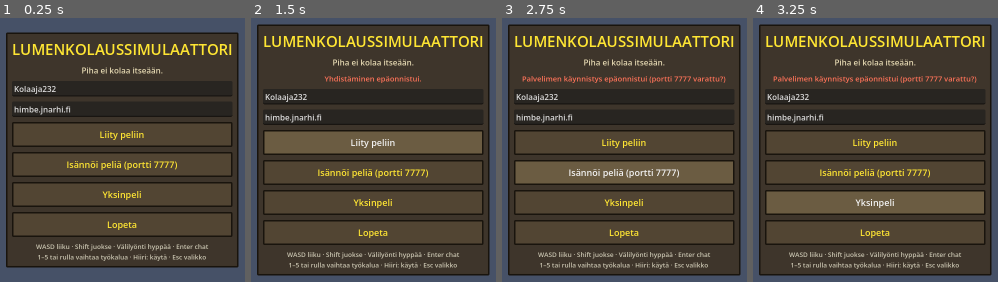
Above: before the commit, frames 1-4 (left to right).
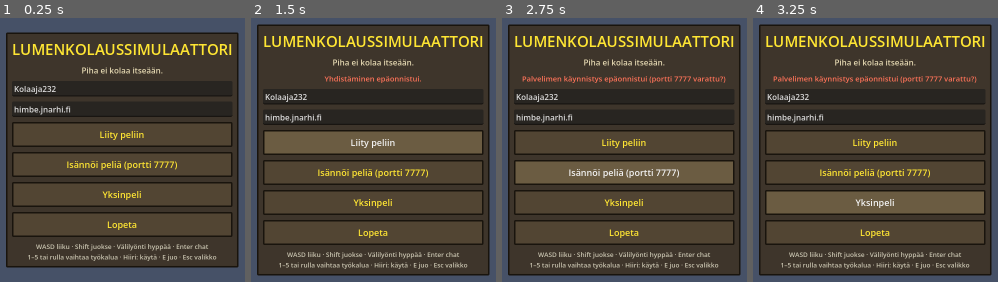
Above: after the commit, the same moments.

Repository: Naarhi/lumenkolaussimulaattori
Game: Godot game, scene res://scenes/main.tscn
Two runs of this game, one before a commit and one after it. Both use one fixed random seed, a clock stepped at 60 frames per second and the inputs below.
Inputs:
- Up to frame 1 (0.25 s): no input
- Up to frame 2 (1.5 s): click "Liity peliin" at 0.5 s; click "Liity peliin" at 1.25 s
- Up to frame 3 (2.75 s): click "Isännöi peliä (portti 7777)" at 2 s
- Up to frame 4 (3.25 s): click "Yksinpeli" at 2.75 s

The runs differ from the first frame. In frame 1, 0.9% of the frame differs, in the area x 11-89%, y 89-93%; in frame 2, 0.9%; in frame 3, 0.9%; in frame 4, 0.9%.

Commit message:
Lisää Jallu-cola: Pertti tuo pullot, E juo ja antaa boostin
Uusi satunnaistapahtuma: Pertti kurvaa moottorikelkalla pihaan ja jättää
kolme Jallu-colaa lumeen kolmeksi minuutiksi. Pullon luona E juo sen:
20 sekunnin boosti nopeuttaa liikettä ja puolittaa lapion tauon, näkymä
keinuu ja kuuluu kulaus ja röyhtäys. Palvelin päättää pulloista ja boostista.

Co-Authored-By: Claude Opus 5.5 (1M context) <noreply@anthropic.com>
Claude-Session: https://claude.ai/code/session_01VpyirFkfgfmF8FF5pAepcW

Diff:
--- a/scripts/hud.gd
+++ b/scripts/hud.gd
@@ -29,6 +29,8 @@
 var _carry_label: Label
 var _popup: Label
 var _tool_labels: Array[Label] = []
+var _hint: Label
+var _boost_label: Label
 
 
 func _ready() -> void:
@@ -118,7 +120,7 @@
 	box.add_child(_button("Yksinpeli", func(): _main().start_singleplayer()))
 	box.add_child(_button("Lopeta", func(): get_tree().quit()))
 
-	var help := _label("WASD liiku · Shift juokse · Välilyönti hyppää · Enter chat\n1–5 tai rulla vaihtaa työkalua · Hiiri: käytä · Esc valikko", 13, Color(0.8, 0.78, 0.7))
+	var help := _label("WASD liiku · Shift juokse · Välilyönti hyppää · Enter chat\n1–5 tai rulla vaihtaa työkalua · Hiiri: käytä · E juo · Esc valikko", 13, Color(0.8, 0.78, 0.7))
 	help.horizontal_alignment = HORIZONTAL_ALIGNMENT_CENTER
 	box.add_child(help)
 
@@ -200,8 +202,19 @@
 	skill_box.add_child(_xp_bar)
 	_carry_label = _label("", 14, Color(0.85, 0.9, 1.0))
 	skill_box.add_child(_carry_label)
+	_boost_label = _label("", 15, Color(1.0, 0.75, 0.3))
+	skill_box.add_child(_boost_label)
 	set_xp(0)
 	set_carrying(0)
+	set_boost(0.0)
+
+	_hint = _label("", 20, Color.WHITE)
+	_hint.add_theme_color_override("font_outline_color", Color.BLACK)
+	_hint.add_theme_constant_override("outline_size", 5)
+	_hint.set_anchors_preset(Control.PRESET_CENTER)
+	_hint.grow_horizontal = Control.GROW_DIRECTION_BOTH
+	_hint.position.y = 140
+	_game.add_child(_hint)
 
 	# Työkalupalkki alas keskelle
 	var bar_panel := PanelContainer.new()
@@ -248,6 +261,18 @@
 func set_tool(index: int) -> void:
 	for i in _tool_labels.size():
 		_tool_labels[i].add_theme_color_override("font_color", OSRS_YELLOW if i == index else Color(0.75, 0.72, 0.65))
+
+
+func set_hint(text: String) -> void:
+	if _hint.text != text:
+		_hint.text = text
+
+
+func set_boost(seconds: float) -> void:
+	var text := "Jallu-boosti %d s" % ceili(seconds) if seconds > 0.0 else ""
+	_boost_label.visible = text != ""
+	if _boost_label.text != text:
+		_boost_label.text = text
 
 
 func set_carrying(amount: int) -> void:
--- a/scripts/main.gd
+++ b/scripts/main.gd
@@ -35,6 +35,8 @@
 var _save_dirty := false
 var _save_timer := 0.0
 var _levels := {}
+# Palvelin: Jallu-boostin päättymishetki pelaajittain (ms).
+var _boost_until := {}
 var _last_shovel := {}
 var _footprint_timer := {}
 var _names := {}
@@ -138,6 +140,7 @@
 		return
 	print("[Peli] Pelaaja %d liittyi" % id)
 	snow.send_full_state(id)
+	events.send_bottles(id)
 	spawner.spawn(id)
 	for peer in _names:
 		_cl_name.rpc_id(id, peer, _names[peer], Skills.level_for_xp(_xp.get(peer, 0)))
@@ -209,7 +212,8 @@
 	if player == null:
 		return
 	var now := Time.get_ticks_msec()
-	if now - int(_last_shovel.get(sender, -100000)) < SHOVEL_COOLDOWN_MS:
+	var cooldown := SHOVEL_COOLDOWN_MS / 2 if now < int(_boost_until.get(sender, 0)) else SHOVEL_COOLDOWN_MS
+	if now - int(_last_shovel.get(sender, -100000)) < cooldown:
 		return
 	_last_shovel[sender] = now
 
@@ -365,6 +369,23 @@
 		if c.unicode_at(0) >= 32:
 			out += c
 	return out.strip_edges().left(max_length)
+
+
+## Palvelin: Jallu-cola nopeuttaa juojan liikettä ja lapiota.
+func start_boost(peer: int, seconds: float) -> void:
+	_boost_until[peer] = Time.get_ticks_msec() + int(seconds * 1000.0)
+	_cl_boost.rpc(peer, seconds)
+	_cl_announce.rpc("%s joi Jallu-colaa! Lapio heiluu nyt tuplavauhtia." % _names.get(peer, "Joku"))
+
+
+@rpc("authority", "call_local", "reliable")
+func _cl_boost(peer: int, seconds: float) -> void:
+	var player = players.get_node_or_null(str(peer))
+	if player:
+		player.boost_time = seconds
+	if not dedicated and player:
+		Sfx.play_at(Sfx.DRINK, player.global_position + Vector3(0, 1.5, 0), self)
+		get_tree().create_timer(0.8).timeout.connect(func(): if is_instance_valid(player): Sfx.play_at(Sfx.BURP, player.global_position + Vector3(0, 1.5, 0), self))
 
 
 func announce(text: String) -> void:
@@ -513,10 +534,24 @@
 		await get_tree().create_timer(4.0).timeout
 	await get_tree().create_timer(1.0).timeout
 	var depth_after: float = snow.depth_at(me.global_position + Vector3(0, 0, -probe))
+	var jallu_ok := true
+	if Net.cli.has("jallu") and multiplayer.is_server():
+		events.trigger(events.JALLU)
+		await get_tree().create_timer(0.3).timeout
+		var spot: Vector3 = events.bottles.values()[0]
+		me.global_position = spot + Vector3(0.3, 0.05, 0)
+		await get_tree().create_timer(0.3).timeout
+		var drank: bool = me.try_drink()
+		await get_tree().create_timer(0.5).timeout
+		jallu_ok = drank and me.boost_time > 0.0 and events.bottles.size() == events.BOTTLES_PER_DELIVERY - 1
+		print("AUTOTEST Jallu-cola: joi %s, boostia %.1f s, pulloja jäljellä %d" % [drank, me.boost_time, events.bottles.size()])
 	print("AUTOTEST %s: lumi ennen %.0f cm, jälkeen %.0f cm, XP %d" % [Tools.NAMES[tool], depth_before, depth_after, hud.xp])
 	if Net.cli.has("screenshot"):
 		me.rotation.y = deg_to_rad(float(Net.cli.get("yaw", "0")))
 		me.head.rotation.x = -0.35
+		if Net.cli.has("jallu") and not events.bottles.is_empty():
+			me.global_position = events.bottles.values()[0] + Vector3(0, 0.05, 1.3)
+			me.head.rotation.x = -0.6
 		if Net.cli.has("pause"):
 			hud._open_pause()
 		if Net.cli.has("event") and multiplayer.is_server():
@@ -526,6 +561,6 @@
 		image.save_png(Net.cli["screenshot"])
 		print("AUTOTEST kuvakaappaus " + Net.cli["screenshot"])
 	me.force_active = false
-	var ok: bool = depth_after < depth_before and (hud.xp > 0 or tool == Tools.SUOLA)
+	var ok: bool = jallu_ok and depth_after < depth_before and (hud.xp > 0 or tool == Tools.SUOLA)
 	print("AUTOTEST " + ("OK" if ok else "FAIL"))
 	get_tree().quit(0 if ok else 1)
--- a/scripts/pihapiiri.gd
+++ b/scripts/pihapiiri.gd
@@ -541,6 +541,72 @@
 	return sled
 
 
+## Pertin tuoma Jallu-cola: Jaloviinapullo ja kolatölkki lumessa, kultainen hehku löytämisen avuksi.
+static func make_jallu() -> Node3D:
+	var root := Node3D.new()
+	root.name = "JalluCola"
+	var bottle := Node3D.new()
+	bottle.position.y = SNOW_LEVEL
+	bottle.rotation_degrees.z = 8
+	bottle.scale = Vector3.ONE * 1.6
+	root.add_child(bottle)
+	var glass := Color(0.35, 0.18, 0.06)
+	var body := MeshInstance3D.new()
+	var cyl := CylinderMesh.new()
+	cyl.top_radius = 0.045
+	cyl.bottom_radius = 0.045
+	cyl.height = 0.2
+	body.mesh = cyl
+	var mat := StandardMaterial3D.new()
+	mat.albedo_color = Color(glass, 0.85)
+	mat.transparency = BaseMaterial3D.TRANSPARENCY_ALPHA
+	mat.roughness = 0.1
+	mat.metallic_specular = 0.9
+	body.material_override = mat
+	body.position.y = 0.1
+	bottle.add_child(body)
+	var neck := MeshInstance3D.new()
+	var neck_mesh := CylinderMesh.new()
+	neck_mesh.top_radius = 0.014
+	neck_mesh.bottom_radius = 0.04
+	neck_mesh.height = 0.1
+	neck.mesh = neck_mesh
+	neck.material_override = mat
+	neck.position.y = 0.25
+	bottle.add_child(neck)
+	_box(bottle, Vector3(0.03, 0.025, 0.03), Vector3(0, 0.31, 0), Color(0.85, 0.7, 0.2), 0.3)
+	var label := Label3D.new()
+	label.text = "JALLU"
+	label.font_size = 22
+	label.pixel_size = 0.003
+	label.modulate = Color(1.0, 0.85, 0.3)
+	label.outline_size = 4
+	label.billboard = BaseMaterial3D.BILLBOARD_ENABLED
+	label.position.y = 0.12
+	bottle.add_child(label)
+	# Kolatölkki vieressä
+	var can := MeshInstance3D.new()
+	var can_mesh := CylinderMesh.new()
+	can_mesh.top_radius = 0.033
+	can_mesh.bottom_radius = 0.033
+	can_mesh.height = 0.12
+	can.mesh = can_mesh
+	can.material_override = _mat(Color(0.75, 0.05, 0.05), 0.3)
+	can.position = Vector3(0.16, SNOW_LEVEL + 0.06, 0.05)
+	can.scale = Vector3.ONE * 1.4
+	root.add_child(can)
+	var glow := OmniLight3D.new()
+	glow.light_color = Color(1.0, 0.75, 0.3)
+	glow.light_energy = 1.2
+	glow.omni_range = 1.5
+	glow.position.y = SNOW_LEVEL + 0.4
+	root.add_child(glow)
+	var tween := root.create_tween().set_loops()
+	tween.tween_property(glow, "light_energy", 0.3, 0.6)
+	tween.tween_property(glow, "light_energy", 1.4, 0.6)
+	return root
+
+
 # --- Apufunktiot --------------------------------------------------------------------
 
 ## Pehmeä, häipyvä lumipöly- tai savupartikkeli.
--- a/scripts/player.gd
+++ b/scripts/player.gd
@@ -6,6 +6,7 @@
 const DEEP_SNOW_SPEED := 1.7
 const DEEP_SNOW_CM := 60.0
 const RUN_MULTIPLIER := 1.6
+const BOOST_MULTIPLIER := 1.5
 const JUMP_VELOCITY := 4.2
 const MOUSE_SENSITIVITY := 0.0025
 const Tools := preload("res://scripts/tools.gd")
@@ -20,6 +21,8 @@
 var tool_active := false
 ## Testiajo pitää työkalua pohjassa ilman hiirtä.
 var force_active := false
+## Jallu-boostia jäljellä sekunteina (palvelin asettaa kaikille).
+var boost_time := 0.0
 var head: Node3D
 var camera: Camera3D
 var shovel: Node3D
@@ -128,6 +131,13 @@
 
 
 func _process(delta: float) -> void:
+	boost_time = maxf(boost_time - delta, 0.0)
+	if is_multiplayer_authority():
+		var hud = _main().hud
+		hud.set_boost(boost_time)
+		hud.set_hint("E: juo Jallu-colaa" if _main().events.bottle_near(global_position) >= 0 else "")
+	# Boostissa näkymä keinuu hieman.
+	camera.rotation.z = sin(Time.get_ticks_msec() * 0.003) * 0.03 * minf(boost_time, 1.0)
 	if not _tool_models[tool].visible:
 		_show_tool()
 	for t in _tool_fx:
@@ -144,6 +154,15 @@
 			Sfx.play_at(sound, global_position + Vector3(0, 1, 0), self)
 
 
+## Juo lähin Jallu-cola, jos sellainen on ulottuvilla.
+func try_drink() -> bool:
+	var id: int = _main().events.bottle_near(global_position)
+	if id < 0:
+		return false
+	_main().events.srv_drink.rpc_id(1, id)
+	return true
+
+
 func set_display_name(player_name: String, level: int) -> void:
 	_nametag.text = "%s (taso %d)" % [player_name, level] if player_name != "" else ""
 
@@ -163,6 +182,8 @@
 			Input.mouse_mode = Input.MOUSE_MODE_CAPTURED
 		elif tool == Tools.LAPIO:
 			request_shovel()
+	elif event is InputEventKey and event.pressed and not event.echo and event.physical_keycode == KEY_E:
+		try_drink()
 	elif event is InputEventKey and event.pressed and not event.echo and event.physical_keycode >= KEY_1 and event.physical_keycode < KEY_1 + Tools.COUNT:
 		select_tool(event.physical_keycode - KEY_1)
 	elif event is InputEventMouseButton and event.pressed and event.button_index in [MOUSE_BUTTON_WHEEL_UP, MOUSE_BUTTON_WHEEL_DOWN]:
@@ -184,6 +205,8 @@
 	var speed := lerpf(WALK_SPEED, DEEP_SNOW_SPEED, clampf(depth / DEEP_SNOW_CM, 0.0, 1.0))
 	if Input.is_action_pressed("juokse") and not _typing():
 		speed *= RUN_MULTIPLIER
+	if boost_time > 0.0:
+		speed *= BOOST_MULTIPLIER
 	velocity.x = direction.x * speed
 	velocity.z = direction.z * speed
 	move_and_slide()
--- a/scripts/random_events.gd
+++ b/scripts/random_events.gd
@@ -1,7 +1,7 @@
 extends Node
 ## OSRS:n "random eventien" tapaiset hullut sattumukset. Palvelin arpoo, kaikki näkevät saman.
 
-enum { AURA_AUTO, LUMIMYRSKY, HIRVI, PERTTI, KATTOLUMI }
+enum { AURA_AUTO, LUMIMYRSKY, HIRVI, PERTTI, KATTOLUMI, JALLU }
 
 const Pihapiiri := preload("res://scripts/pihapiiri.gd")
 
@@ -11,11 +11,20 @@
 	{"type": HIRVI, "weight": 1.0, "text": "Hirvi käveli pihalle eikä aio lähteä mihinkään."},
 	{"type": PERTTI, "weight": 2.0, "text": "Naapurin Pertti tuli moottorikelkalla \"auttamaan\". Pihalla on nyt lumikasoja."},
 	{"type": KATTOLUMI, "weight": 2.0, "text": "Katolta romahti lumikuorma kolaajan niskaan!"},
+	{"type": JALLU, "weight": 2.0, "text": "Pertti kurvasi pihaan ja jätti Jallu-colaa! Mene pullon luo ja paina E."},
 ]
+const BOTTLES_PER_DELIVERY := 3
+const BOTTLE_LIFETIME := 180.0
+const DRINK_DISTANCE := 1.6
+const BOOST_SECONDS := 20.0
 const MIN_INTERVAL := 90.0
 const MAX_INTERVAL := 240.0
 
 var _timer: Timer
+# Pullot {id: sijainti}. Palvelin päättää, asiakkaat näyttävät.
+var bottles := {}
+var _bottle_nodes := {}
+var _next_bottle := 1
 
 
 func start_server() -> void:
@@ -71,6 +80,13 @@
 				return
 			point = victims[randi() % victims.size()].global_position
 			snow.add_snow(point, 0.7, 3000)
+		JALLU:
+			for i in BOTTLES_PER_DELIVERY:
+				var id := _next_bottle
+				_next_bottle += 1
+				var spot: Vector3 = snow.random_point()
+				_cl_bottle.rpc(id, spot)
+				get_tree().create_timer(BOTTLE_LIFETIME).timeout.connect(func(): if bottles.has(id): _cl_remove_bottle.rpc(id))
 	for e in EVENTS:
 		if e["type"] == type:
 			main.announce(e["text"])
@@ -99,7 +115,7 @@
 			moose.position = point
 			moose.rotation.y = randf() * TAU
 			get_tree().create_timer(60.0).timeout.connect(moose.queue_free)
-		PERTTI:
+		PERTTI, JALLU:
 			var sled := Pihapiiri.make_snowmobile()
 			world.add_child(sled)
 			sled.position = Vector3(-14, 0.3, -2)
@@ -113,3 +129,57 @@
 				var particles: GPUParticles3D = main.scenery["snowfall"]
 				particles.amount_ratio = 1.0
 				get_tree().create_timer(30.0).timeout.connect(func(): particles.amount_ratio = 0.35)
+
+
+# --- Jallu-cola ---------------------------------------------------------------------
+
+## Palvelin: lähetä pihalla olevat pullot juuri liittyneelle.
+func send_bottles(peer: int) -> void:
+	for id in bottles:
+		_cl_bottle.rpc_id(peer, id, bottles[id])
+
+
+@rpc("authority", "call_local", "reliable")
+func _cl_bottle(id: int, spot: Vector3) -> void:
+	bottles[id] = spot
+	if DisplayServer.get_name() == "headless":
+		return
+	var bottle := Pihapiiri.make_jallu()
+	get_parent().add_child(bottle)
+	bottle.global_position = spot
+	_bottle_nodes[id] = bottle
+
+
+@rpc("authority", "call_local", "reliable")
+func _cl_remove_bottle(id: int) -> void:
+	bottles.erase(id)
+	if _bottle_nodes.has(id):
+		_bottle_nodes[id].queue_free()
+		_bottle_nodes.erase(id)
+
+
+## Lähin pullo, johon ylettyy, tai -1.
+func bottle_near(pos: Vector3) -> int:
+	var best := -1
+	var best_dist := DRINK_DISTANCE
+	for id in bottles:
+		var d := Vector2(pos.x - bottles[id].x, pos.z - bottles[id].z).length()
+		if d < best_dist:
+			best = id
+			best_dist = d
+	return best
+
+
+@rpc("any_peer", "call_local", "reliable")
+func srv_drink(id: int) -> void:
+	if not multiplayer.is_server() or not bottles.has(id):
+		return
+	var sender := multiplayer.get_remote_sender_id()
+	if sender == 0:
+		sender = multiplayer.get_unique_id()
+	var main = get_parent()
+	var player = main.players.get_node_or_null(str(sender))
+	if player == null or Vector2(player.global_position.x - bottles[id].x, player.global_position.z - bottles[id].z).length() > DRINK_DISTANCE + 0.5:
+		return
+	_cl_remove_bottle.rpc(id)
+	main.start_boost(sender, BOOST_SECONDS)
--- a/scripts/retro_sfx.gd
+++ b/scripts/retro_sfx.gd
@@ -1,7 +1,7 @@
 extends Node
 ## Old School RuneScapen henkiset 8-bittiset äänet, jotka syntetisoidaan koodissa.
 
-enum { SCOOP, THROW, LEVEL_UP, ANNOUNCE, FOOTSTEP, ENGINE, FLAME, SALT, SCRAPE }
+enum { SCOOP, THROW, LEVEL_UP, ANNOUNCE, FOOTSTEP, ENGINE, FLAME, SALT, SCRAPE, DRINK, BURP }
 
 const MIX_RATE := 22050
 const BUS := "Efektit"
@@ -14,7 +14,7 @@
 
 func _ready() -> void:
 	_setup_buses()
-	for kind in [SCOOP, THROW, LEVEL_UP, ANNOUNCE, FOOTSTEP, ENGINE, FLAME, SALT, SCRAPE]:
+	for kind in [SCOOP, THROW, LEVEL_UP, ANNOUNCE, FOOTSTEP, ENGINE, FLAME, SALT, SCRAPE, DRINK, BURP]:
 		_streams[kind] = _make_stream(kind)
 
 
@@ -107,6 +107,14 @@
 		SALT:
 			for i in 5:
 				_noise(rng, i * 0.04, 0.03, 0.9, 0.12)
+		DRINK:
+			# Glug glug glug
+			for i in 4:
+				_square(i * 0.16, 0.1, 240.0 - i * 20.0, 150.0, 0.2, 0.5)
+				_noise(rng, i * 0.16, 0.06, 0.3, 0.15)
+		BURP:
+			_square(0.0, 0.45, 110.0, 70.0, 0.3, 0.35)
+			_noise(rng, 0.0, 0.45, 0.2, 0.2)
 		SCRAPE:
 			_noise(rng, 0.0, 0.25, 0.5, 0.25)
 			_square(0.0, 0.25, 140.0, 120.0, 0.05, 0.15)
Not shown, changed: tests/multiplayer_test.sh
